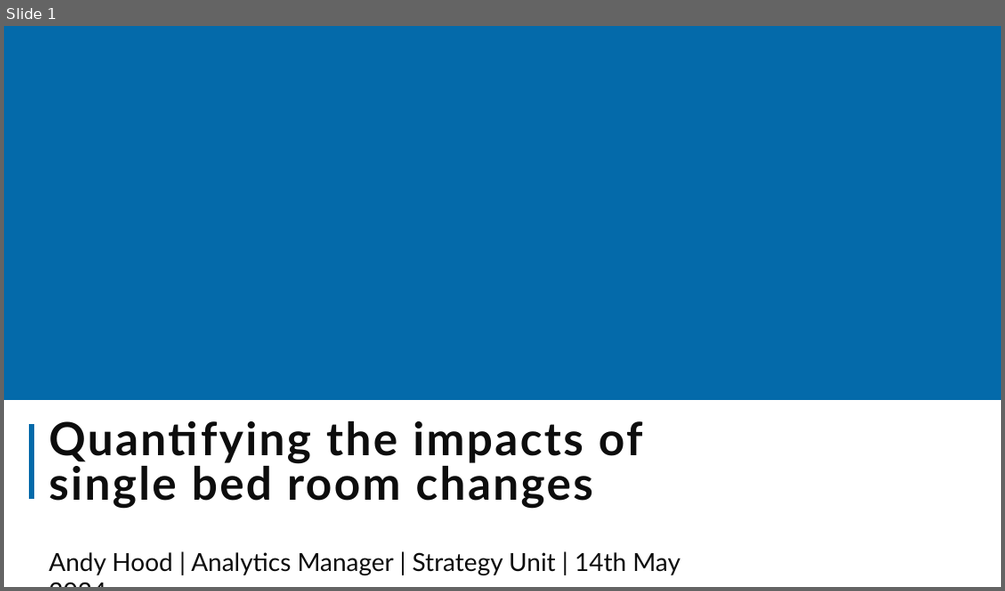
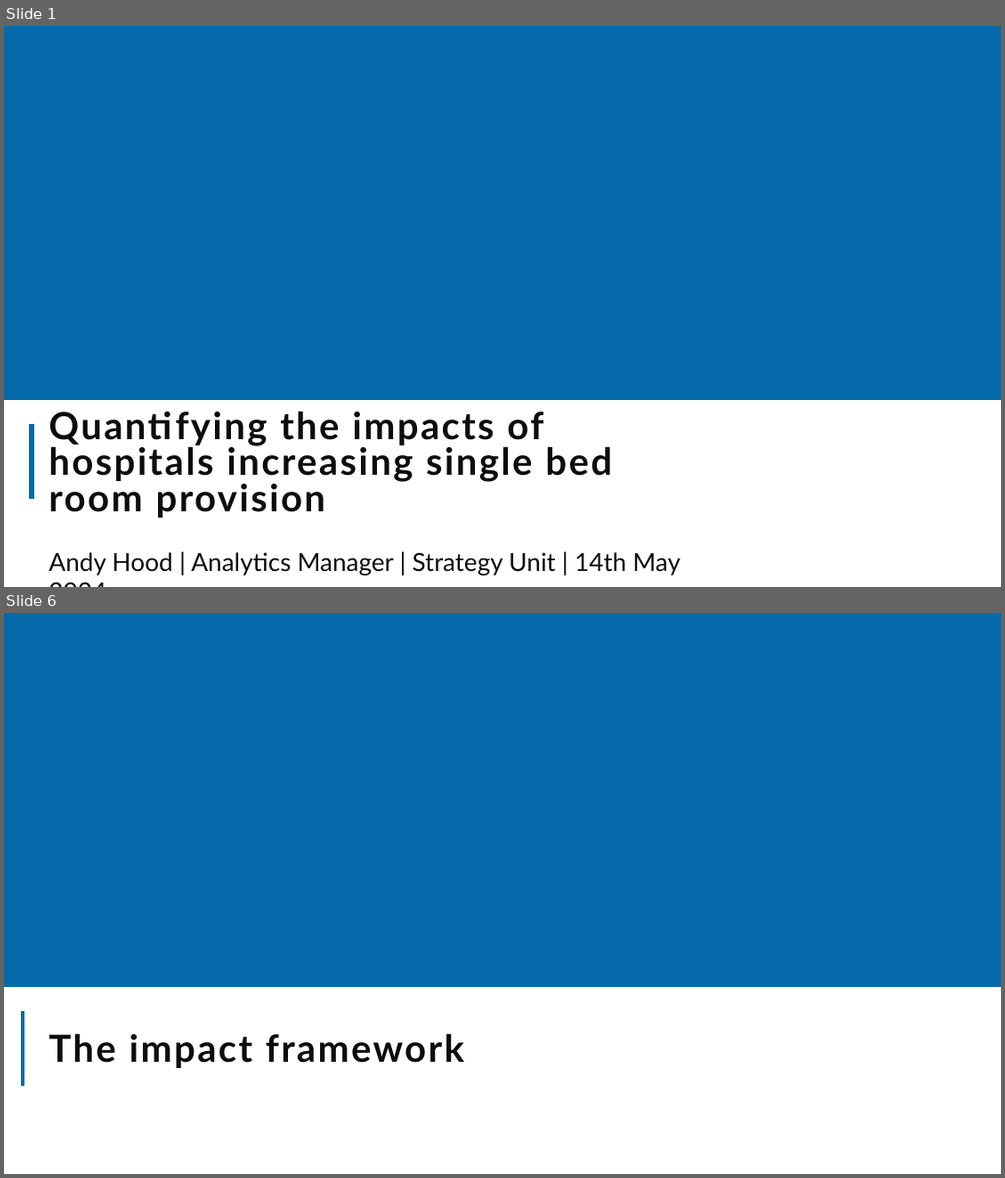
Before and after one commit to The-Strategy-Unit/nhp_sbr_impacts, a slide deck: NHP_SBR impacts_2024.pptx. Shown one above the other, each under a label of ours: slide 1 before the commit, slides 1 and 6 after it; the slides between them are not shown. The pictures are 1005x591 and 1005x1178 pixels, drawn with LibreOffice and Linux fonts; fonts in the diff are those of the drawing; background and template pictures are left out. Boxes give left, top, right and bottom in pixels: in the first picture for what was removed or moved away, otherwise in the second. Text is boxed around its words. In the diff, an @@ line names an element or a change of style, - is before the commit and + after.

```diff
--- a/NHP_SBR impacts_2024.pptx
+++ b/NHP_SBR impacts_2024.pptx
@@ slide 6 added at [4, 613, 1001, 1174], background #FFFFFF; not listed: 1 template element that a slide beside it also shows @@
@@ line added from (23, 1086) to (23, 1012), #046AAA 3.5 pt @@
@@ title added at [48, 1033, 464, 1068], 36 pt, text #0D0D0D, bold @@
+The impact framework
@@ slide 1 changed as well @@
@@ title at [48, 410, 612, 517]: text changed; size 44 to 36 pt @@
-Quantifying the impacts of single bed room changes
+Quantifying the impacts of hospitals increasing single bed room provision
```
Also in this commit, not shown: 12 other slides added, 1 slide removed, 2 other files.
